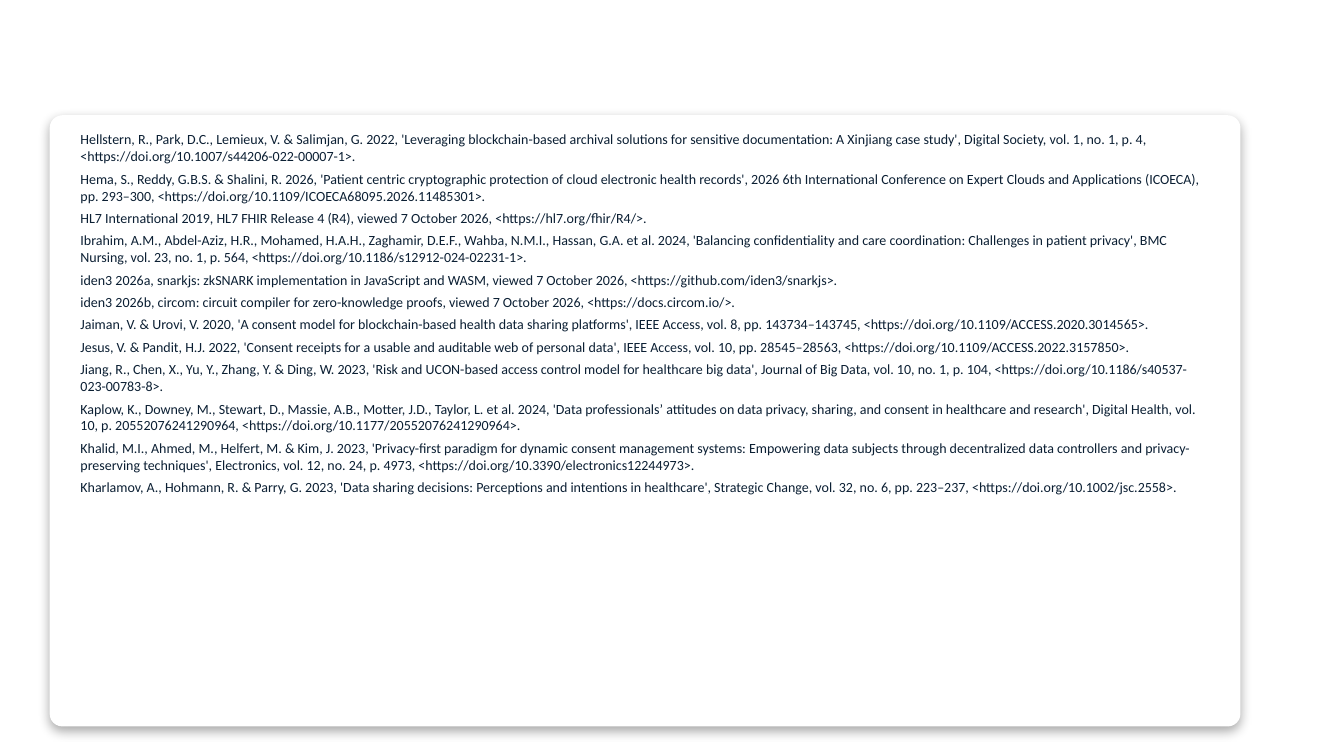
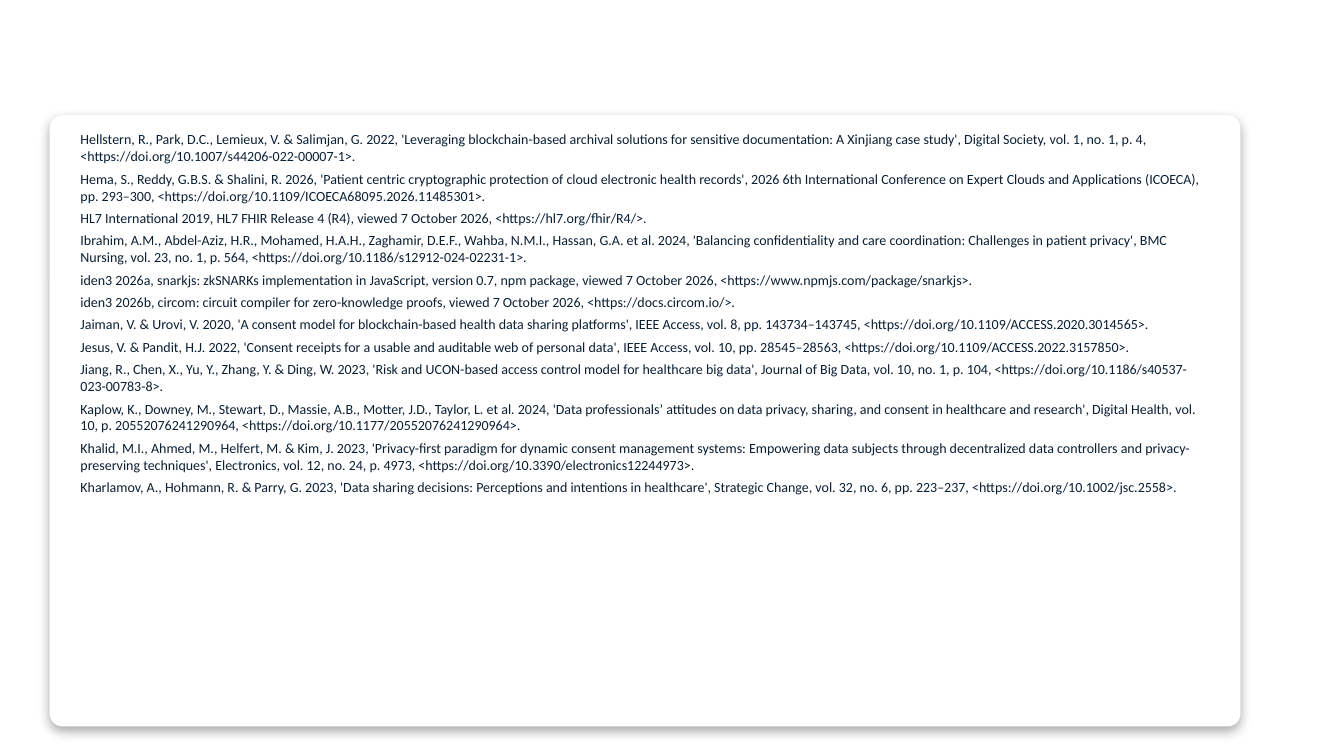
Before and after one commit to yasir12345678900/HealthRWA-Sepolia-Personal-try, a slide deck: slide 41 of docs/Yasir_CA2_Reassessment_Slides.pptx. Drawn at 1344x756 pixels with LibreOffice and Linux fonts; fonts in the diff are those of the drawing; background and template pictures are left out. Boxes give left, top, right and bottom in pixels: in the first picture for what was removed or moved away, otherwise in the second. Text is boxed around its words. In the diff, an @@ line names an element or a change of style, - is before the commit and + after.

```diff
--- a/docs/Yasir_CA2_Reassessment_Slides.pptx
+++ b/docs/Yasir_CA2_Reassessment_Slides.pptx
@@ text at <box>80,275,972,288</box>: text changed @@
-iden3 2026a, snarkjs: zkSNARK implementation in JavaScript and WASM, viewed 7 October 2026, <https://github.com/iden3/snarkjs>.
+iden3 2026a, snarkjs: zkSNARKs implementation in JavaScript, version 0.7, npm package, viewed 7 October 2026, <https://www.npmjs.com/package/snarkjs>.
```
Also in this commit, not shown: 1 other slide changed, 9 other files.
